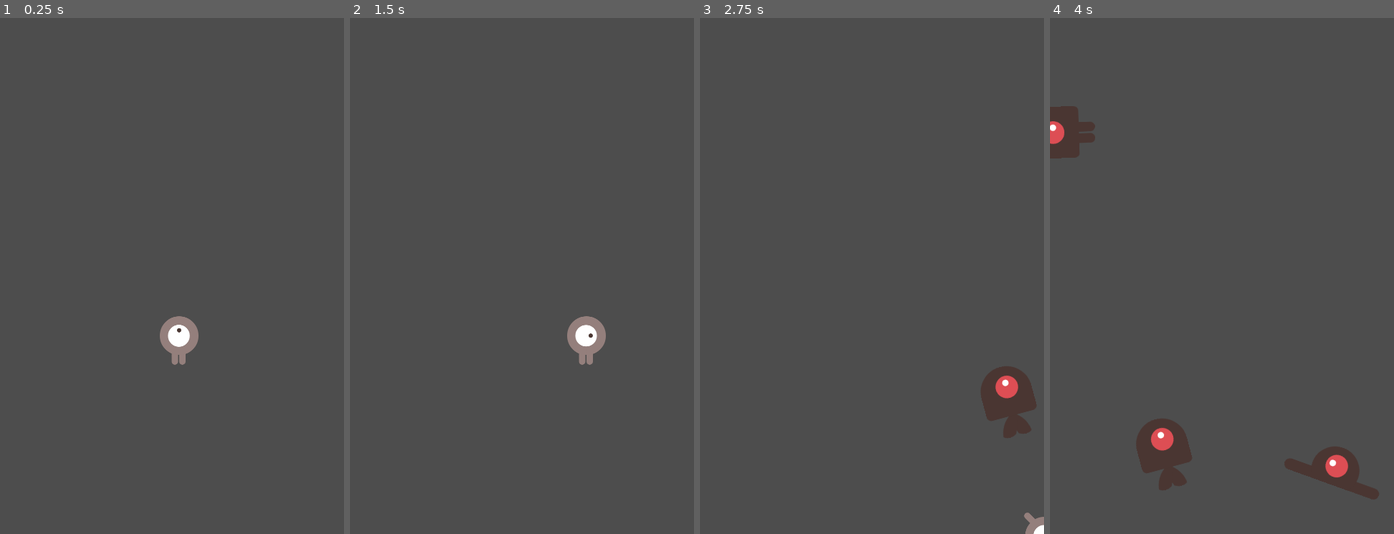
Above: before the commit, frames 1-4 (left to right).
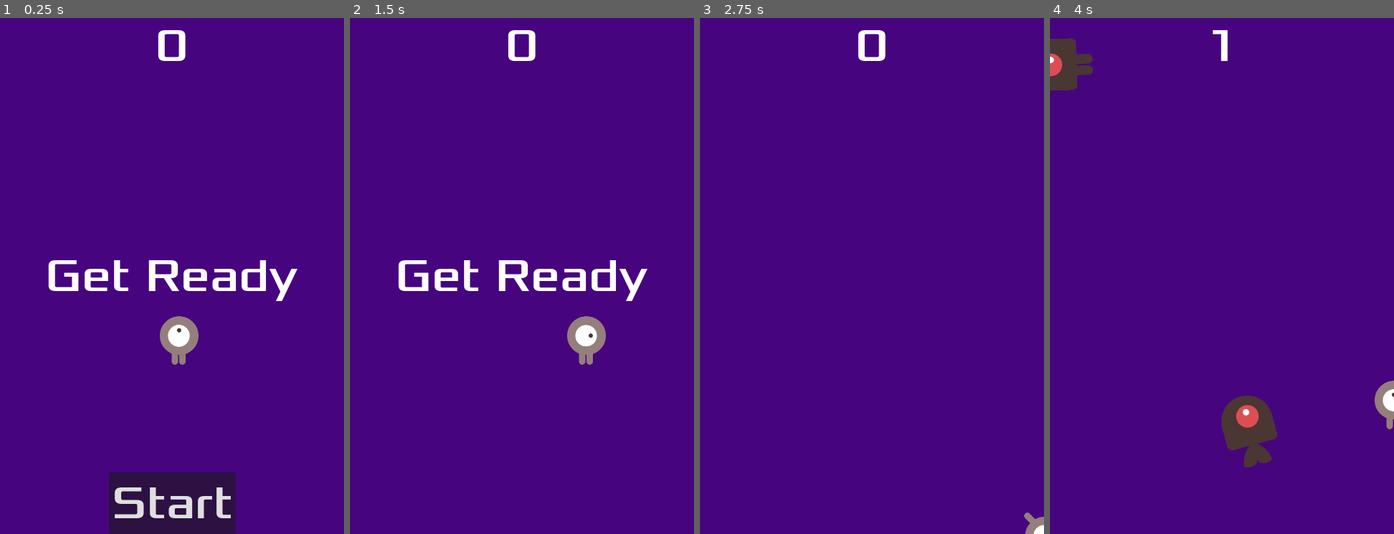
Above: after the commit, the same moments.

Repository: ximena-bogado/entregas-ipv-ximena-bogado
Game: Godot game, scene res://main.tscn
The game is run twice, just before and just after one commit, with the same random seed, the same clock (stepped at 60 frames per second) and the same inputs.
Inputs (mouse positions are in pixels of both pictures, inside the frame that each line leads up to):
- Up to frame 1 (0.25 s): no input
- Up to frame 2 (1.5 s): click (522, 503) at 0.5 s, where only the run after the commit has a clickable "Start"; tap Enter (start_game, bound only after the commit) at 1.25, 1.35 s; hold Right (move_right) from 1.28 s (still down)
- Up to frame 3 (2.75 s): release Right (move_right) at 2.03 s; hold Down (move_down) from 2.03 s (still down); tap Enter (start_game, bound only after the commit) at 2.1 s
- Up to frame 4 (4 s): release Down (move_down) at 2.78 s; hold Right (move_right) 2.78-3.53 s; tap Enter (start_game, bound only after the commit) at 2.85, 3.6 s; hold Up (move_up) from 3.53 s (still down)

The runs differ from the first frame. In frame 1, 99% of the frame differs, in the area x 0-100%, y 0-100%; in frame 2, 99%; in frame 3, 100%; in frame 4, 100%.

Commit message:
juego terminado

Diff:
--- /dev/null
+++ b/entrega-1-ximena-bogado/hub.gd
@@ -0,0 +1,31 @@
+extends CanvasLayer
+
+
+signal start_game
+
+func show_message(text):
+	$Message.text = text
+	$Message.show()
+	$MessageTimer.start()
+
+func show_game_over():
+	show_message("Game Over")
+	# Wait until the MessageTimer has counted down.
+	await $MessageTimer.timeout
+
+	$Message.text = "Dodge the\nCreeps!"
+	$Message.show()
+	# Make a one-shot timer and wait for it to finish.
+	await get_tree().create_timer(1).timeout
+	$StartButton.show()
+
+func update_score(score):
+	$ScoreLabel.text = str(score)
+
+func _on_message_timer_timeout():
+	$Message.hide()
+
+
+func _on_start_button_pressed():
+	$StartButton.hide()
+	emit_signal("start_game")
--- /dev/null
+++ b/entrega-1-ximena-bogado/hub.tscn
@@ -0,0 +1,64 @@
+[gd_scene load_steps=5 format=3 uid="uid://ge41010num3i"]
+
+[ext_resource type="Script" path="res://hub.gd" id="1_gywof"]
+[ext_resource type="FontFile" uid="uid://dpmk75sp2p62m" path="res://fonts/Xolonium-Regular.ttf" id="2_orcvm"]
+
+[sub_resource type="InputEventAction" id="InputEventAction_ph7kd"]
+action = &"start_game"
+
+[sub_resource type="Shortcut" id="Shortcut_clq0r"]
+events = [SubResource("InputEventAction_ph7kd")]
+
+[node name="HUD" type="CanvasLayer"]
+script = ExtResource("1_gywof")
+
+[node name="ScoreLabel" type="Label" parent="."]
+anchors_preset = 10
+anchor_right = 1.0
+offset_bottom = 81.0
+grow_horizontal = 2
+theme_override_fonts/font = ExtResource("2_orcvm")
+theme_override_font_sizes/font_size = 64
+text = "0"
+horizontal_alignment = 1
+
+[node name="Message" type="Label" parent="."]
+clip_contents = true
+anchors_preset = 14
+anchor_top = 0.5
+anchor_right = 1.0
+anchor_bottom = 0.5
+offset_top = -40.5
+offset_bottom = 40.5
+grow_horizontal = 2
+grow_vertical = 2
+theme_override_fonts/font = ExtResource("2_orcvm")
+theme_override_font_sizes/font_size = 64
+text = "Dodge the Creeps!"
+horizontal_alignment = 1
+vertical_alignment = 1
+autowrap_mode = 2
+
+[node name="StartButton" type="Button" parent="." node_paths=PackedStringArray("shortcut_context")]
+anchors_preset = 7
+anchor_left = 0.5
+anchor_top = 1.0
+anchor_right = 0.5
+anchor_bottom = 1.0
+offset_left = -88.5
+offset_top = -86.0
+offset_right = 88.5
+grow_horizontal = 2
+grow_vertical = 0
+shortcut_context = NodePath("")
+theme_override_fonts/font = ExtResource("2_orcvm")
+theme_override_font_sizes/font_size = 64
+shortcut = SubResource("Shortcut_clq0r")
+text = "Start"
+
+[node name="MessageTimer" type="Timer" parent="."]
+wait_time = 2.0
+one_shot = true
+
+[connection signal="pressed" from="StartButton" to="." method="_on_start_button_pressed"]
+[connection signal="timeout" from="MessageTimer" to="." method="_on_message_timer_timeout"]
--- a/entrega-1-ximena-bogado/main.gd
+++ b/entrega-1-ximena-bogado/main.gd
@@ -9,14 +9,23 @@
 func game_over():
 	$ScoreTimer.stop()
 	$MobTimer.stop()
+	$HUD.show_game_over()
+	$Music.stop()
+	$DeathSound.play()
 
 func new_game():
+	get_tree().call_group("mobs", "queue_free")
 	score = 0
 	$Player.start($StartPosition.position)
 	$StartTimer.start()
+	$HUD.update_score(score)
+	$HUD.show_message("Get Ready")
+	$Music.play()
+
 
 func _on_score_timer_timeout():
 	score += 1
+	$HUD.update_score(score)
 
 func _on_start_timer_timeout():
 	$MobTimer.start()
--- a/entrega-1-ximena-bogado/main.tscn
+++ b/entrega-1-ximena-bogado/main.tscn
@@ -1,8 +1,11 @@
-[gd_scene load_steps=5 format=3 uid="uid://dwxkm4fqnwbcc"]
+[gd_scene load_steps=8 format=3 uid="uid://dwxkm4fqnwbcc"]
 
 [ext_resource type="PackedScene" uid="uid://c0aetjscskkov" path="res://player.tscn" id="1_3d6uu"]
 [ext_resource type="Script" path="res://main.gd" id="1_t8epu"]
 [ext_resource type="PackedScene" uid="uid://bi8fxfr351wv5" path="res://mob.tscn" id="2_8ncwg"]
+[ext_resource type="PackedScene" uid="uid://ge41010num3i" path="res://hub.tscn" id="4_hj1td"]
+[ext_resource type="AudioStream" uid="uid://by6covc76jydw" path="res://art/House In a Forest Loop.ogg" id="5_upjqt"]
+[ext_resource type="AudioStream" uid="uid://bq6344s3y22gl" path="res://art/gameover.wav" id="6_63av2"]
 
 [sub_resource type="Curve2D" id="Curve2D_ko4bo"]
 _data = {
@@ -14,6 +17,11 @@
 script = ExtResource("1_t8epu")
 mob_scene = ExtResource("2_8ncwg")
 metadata/mob_scene = false
+
+[node name="ColorRect" type="ColorRect" parent="."]
+offset_right = 480.0
+offset_bottom = 720.0
+color = Color(0.278431, 0.0156863, 0.498039, 1)
 
 [node name="Player" parent="." instance=ExtResource("1_3d6uu")]
 
@@ -36,6 +44,16 @@
 [node name="MobSpawnLocation" type="PathFollow2D" parent="MobPath"]
 position = Vector2(0, -2)
 
+[node name="HUD" parent="." instance=ExtResource("4_hj1td")]
+
+[node name="Music" type="AudioStreamPlayer" parent="."]
+stream = ExtResource("5_upjqt")
+
+[node name="DeathSound" type="AudioStreamPlayer" parent="."]
+stream = ExtResource("6_63av2")
+
+[connection signal="hit" from="Player" to="." method="game_over"]
 [connection signal="timeout" from="MobTimer" to="." method="_on_mob_timer_timeout"]
 [connection signal="timeout" from="ScoreTimer" to="." method="_on_score_timer_timeout"]
 [connection signal="timeout" from="StartTimer" to="." method="_on_start_timer_timeout"]
+[connection signal="start_game" from="HUD" to="." method="new_game"]
--- a/entrega-1-ximena-bogado/mob.tscn
+++ b/entrega-1-ximena-bogado/mob.tscn
@@ -48,7 +48,7 @@
 radius = 36.0
 height = 100.0
 
-[node name="Mob" type="RigidBody2D"]
+[node name="Mob" type="RigidBody2D" groups=["mobs"]]
 position = Vector2(74, 68)
 collision_mask = 0
 gravity_scale = 0.0
--- a/entrega-1-ximena-bogado/player.gd
+++ b/entrega-1-ximena-bogado/player.gd
@@ -39,8 +39,9 @@
 
 
 func _on_body_entered(body):
-	hide() # Player disappears after being hit.
-	emit_signal("hit")
+	hide()
+	# Player disappears after being hit.
+	hit.emit()
 	# Must be deferred as we can't change physics properties on a physics callback.
 	$CollisionShape2D.set_deferred("disabled", true)
 
@@ -48,7 +49,3 @@
 	position = pos
 	show()
 	$CollisionShape2D.disabled = false
-
-
-func _on_hit():
-	pass # Replace with function body.
--- a/entrega-1-ximena-bogado/player.tscn
+++ b/entrega-1-ximena-bogado/player.tscn
@@ -50,4 +50,3 @@
 metadata/_edit_group_ = true
 
 [connection signal="body_entered" from="." to="." method="_on_body_entered"]
-[connection signal="hit" from="." to="." method="_on_hit"]
--- a/entrega-1-ximena-bogado/project.godot
+++ b/entrega-1-ximena-bogado/project.godot
@@ -42,3 +42,8 @@
 "events": [Object(InputEventKey,"resource_local_to_scene":false,"resource_name":"","device":-1,"window_id":0,"alt_press …(182 unchanged characters)…
 ]
 }
+start_game={
+"deadzone": 0.5,
+"events": [Object(InputEventKey,"resource_local_to_scene":false,"resource_name":"","device":-1,"window_id":0,"alt_pressed":false,"shift_pressed":false,"ctrl_pressed":false,"meta_pressed":false,"pressed":false,"keycode":0,"physical_keycode":4194309,"key_label":0,"unicode":0,"echo":false,"script":null)
+]
+}
